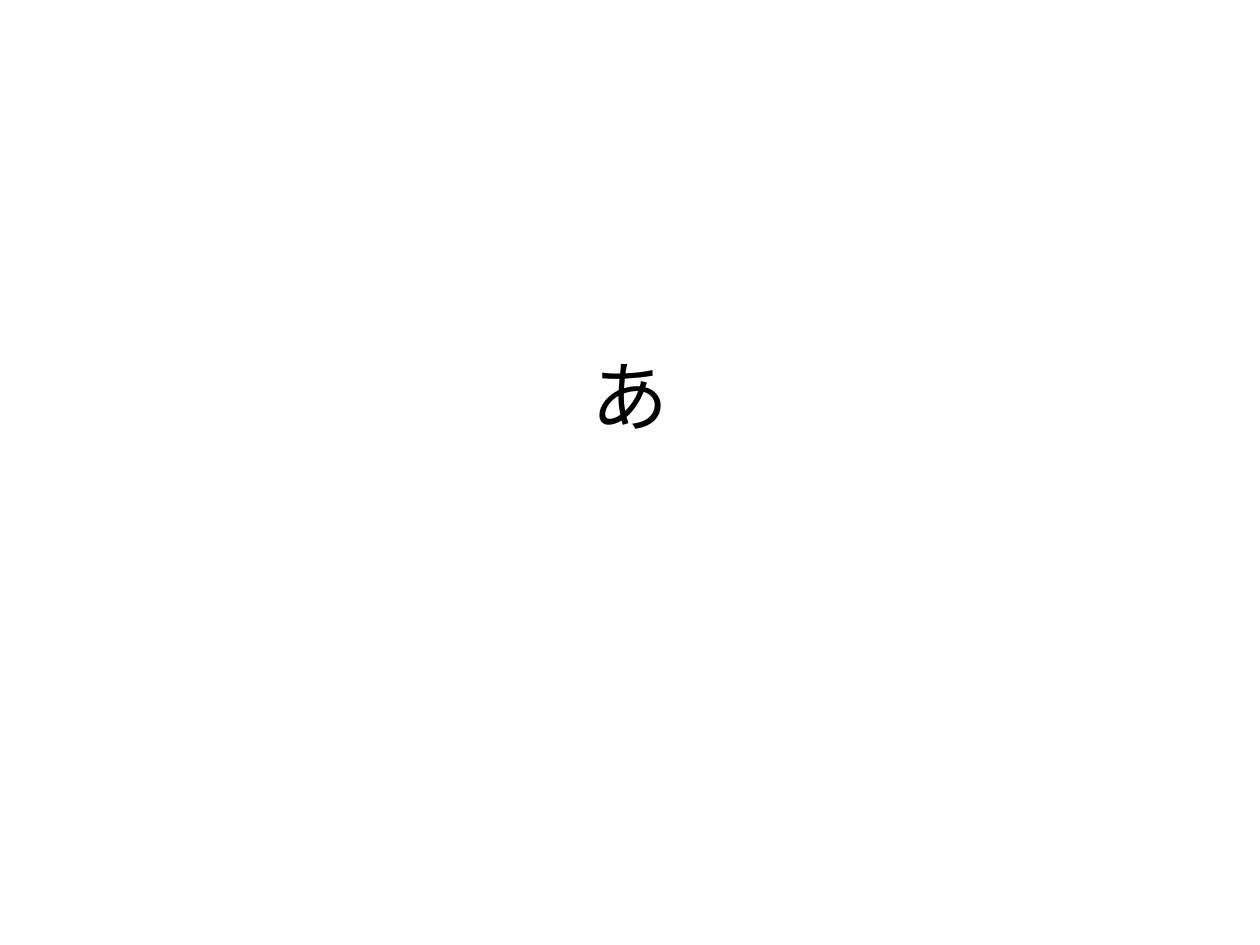
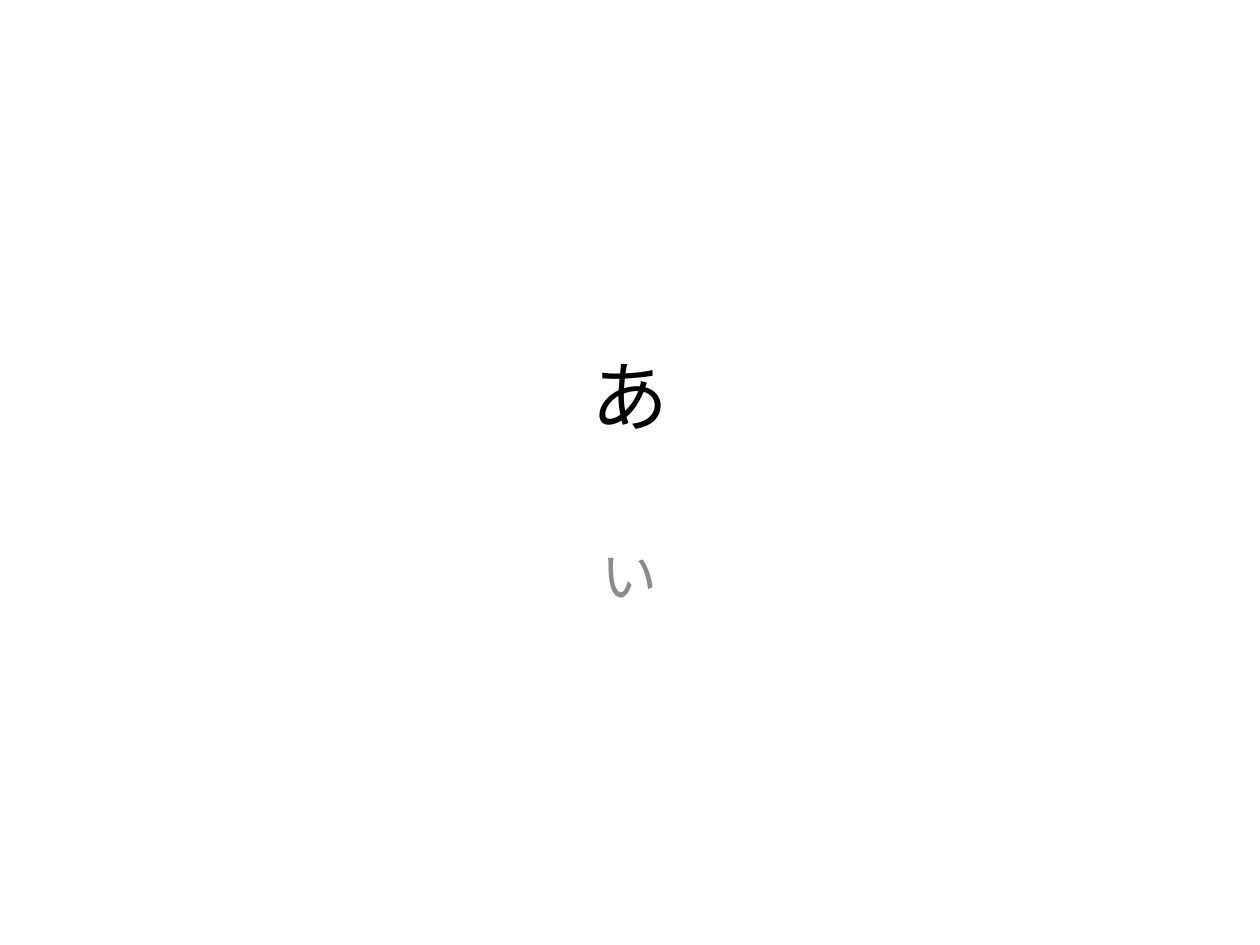
Before and after one commit to alphazero55/myPublic, a slide deck: slide 1 of doc/あ.pptx. Drawn at 1260x945 pixels with LibreOffice and Linux fonts; fonts in the diff are those of the drawing. Boxes give left, top, right and bottom in pixels: in the first picture for what was removed or moved away, otherwise in the second. Text is boxed around its words. In the diff, an @@ line names an element or a change of style, - is before the commit and + after.

Commit message:
追加２

```diff
--- a/doc/あ.pptx
+++ b/doc/あ.pptx
@@ subtitle added at <box>602,558,658,598</box>, 32 pt, text #8C8C8C @@
+い
```
